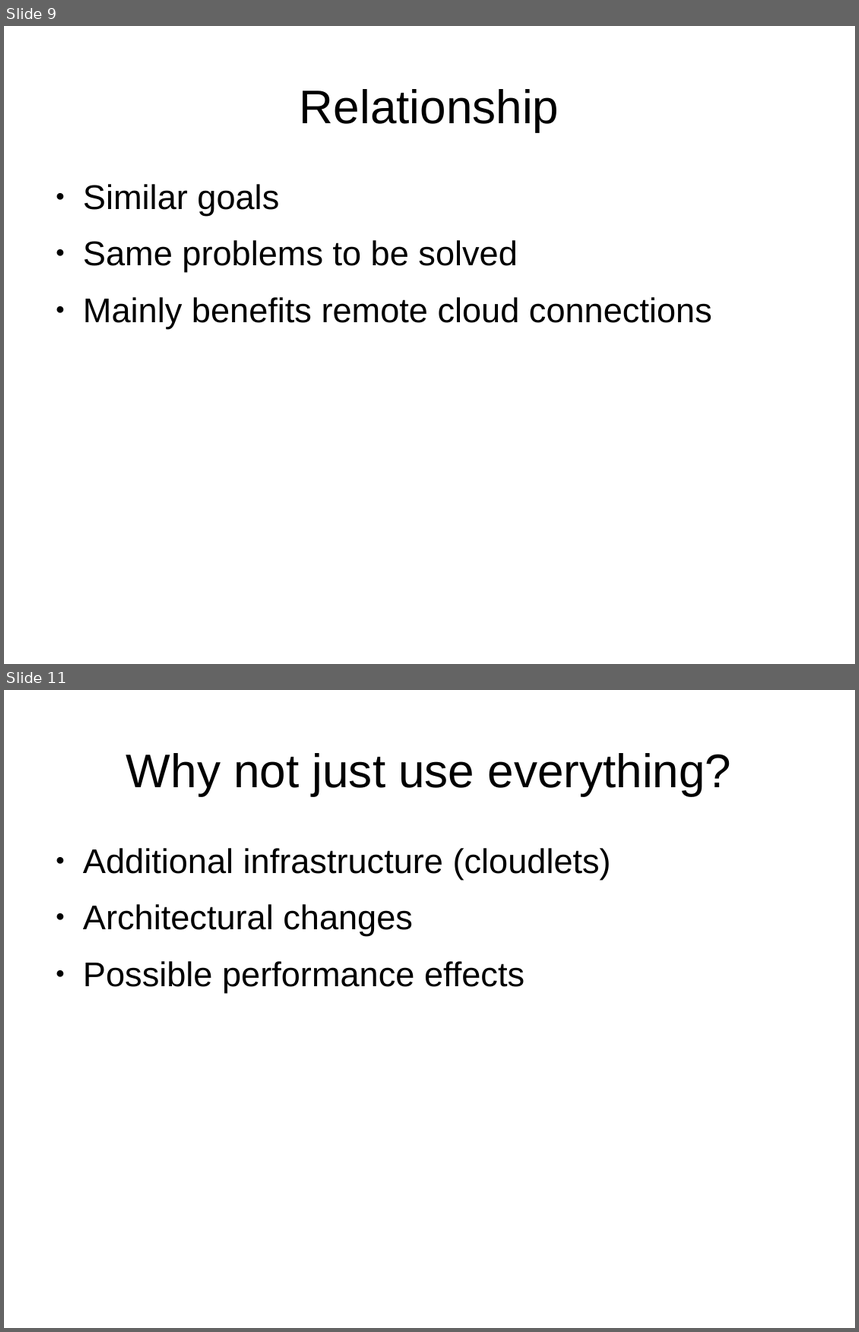
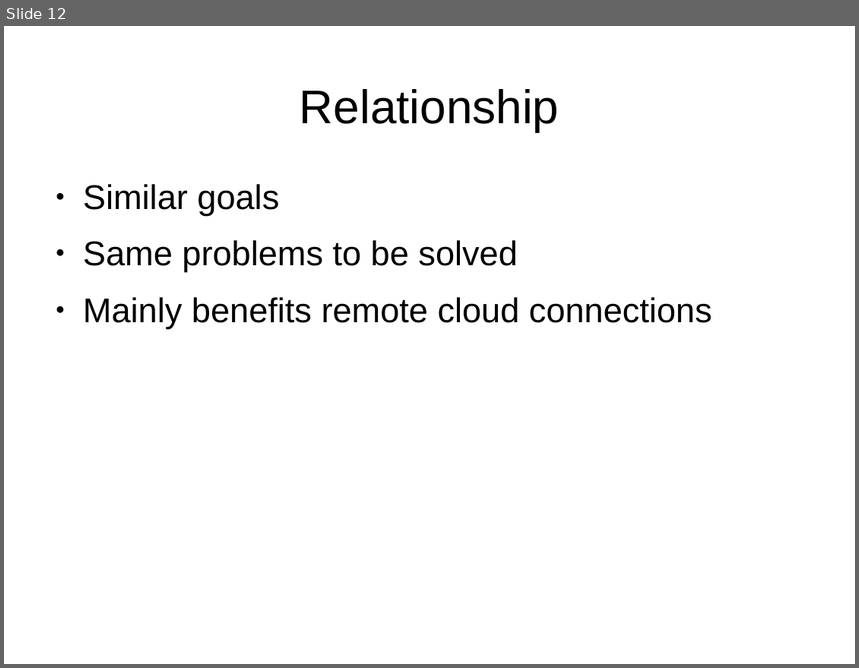
Before and after one commit to nipakoo/Mobile-Data-Analytics, a slide deck: presentation.odp. Shown one above the other, each under a label of ours: slides 9 and 11 before the commit, slide 12 after it; the slides between them are not shown. The pictures are 859x1332 and 859x668 pixels, drawn with LibreOffice and Linux fonts; fonts in the diff are those of the drawing. Boxes give left, top, right and bottom in pixels: in the first picture for what was removed or moved away, otherwise in the second. Text is boxed around its words. In the diff, an @@ line names an element or a change of style, - is before the commit and + after.

```diff
--- a/presentation.odp
+++ b/presentation.odp
@@ slide 11 removed at (4, 690, 855, 1328), background #FFFFFF @@
@@ title removed at (126, 753, 732, 796) @@
-Why not just use everything?
@@ text removed at (83, 848, 611, 992) @@
-● Additional infrastructure (cloudlets)
-● Architectural changes
-● Possible performance effects
@@ what was slide 9 is now slide 12 @@
```
Also in this commit, not shown: 2 slides changed, 3 slides added, 1 other file.
